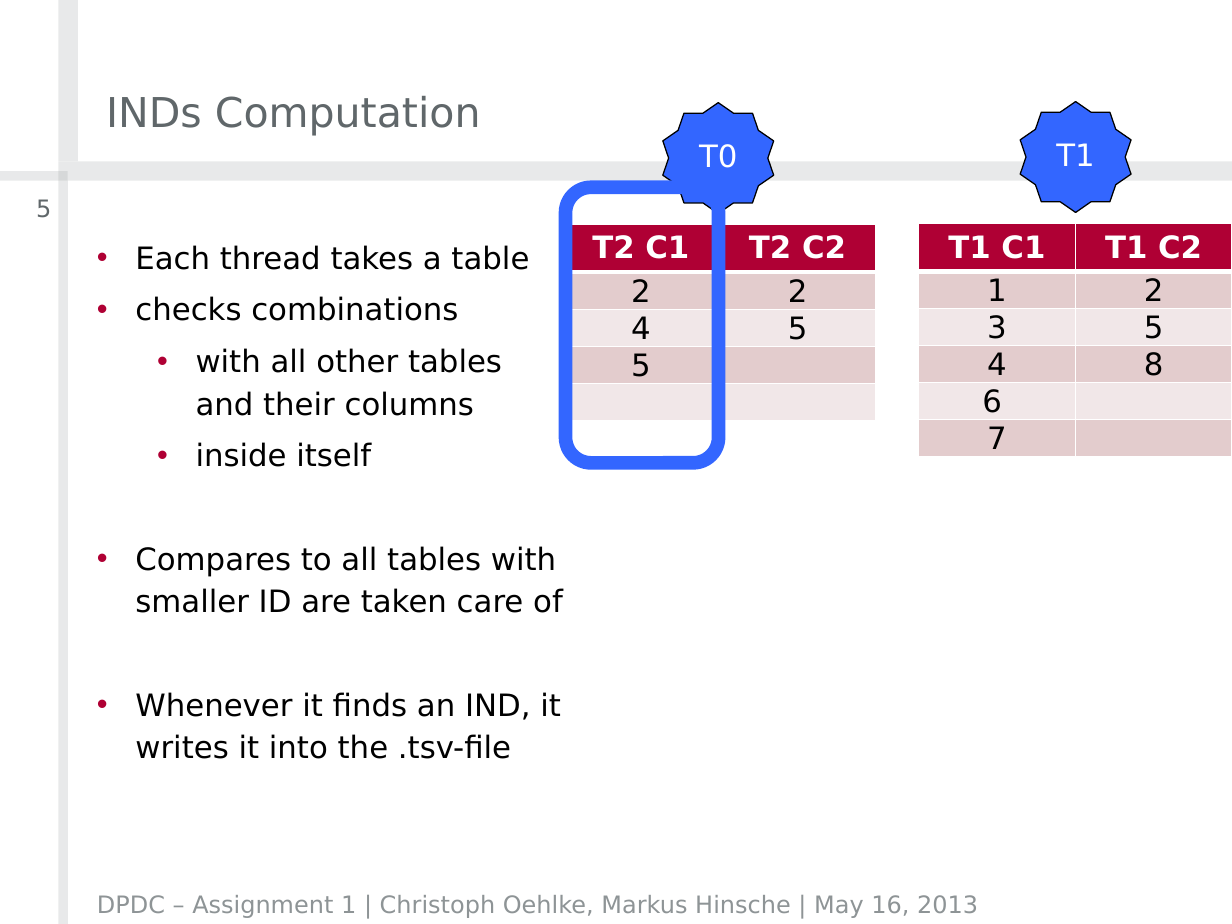
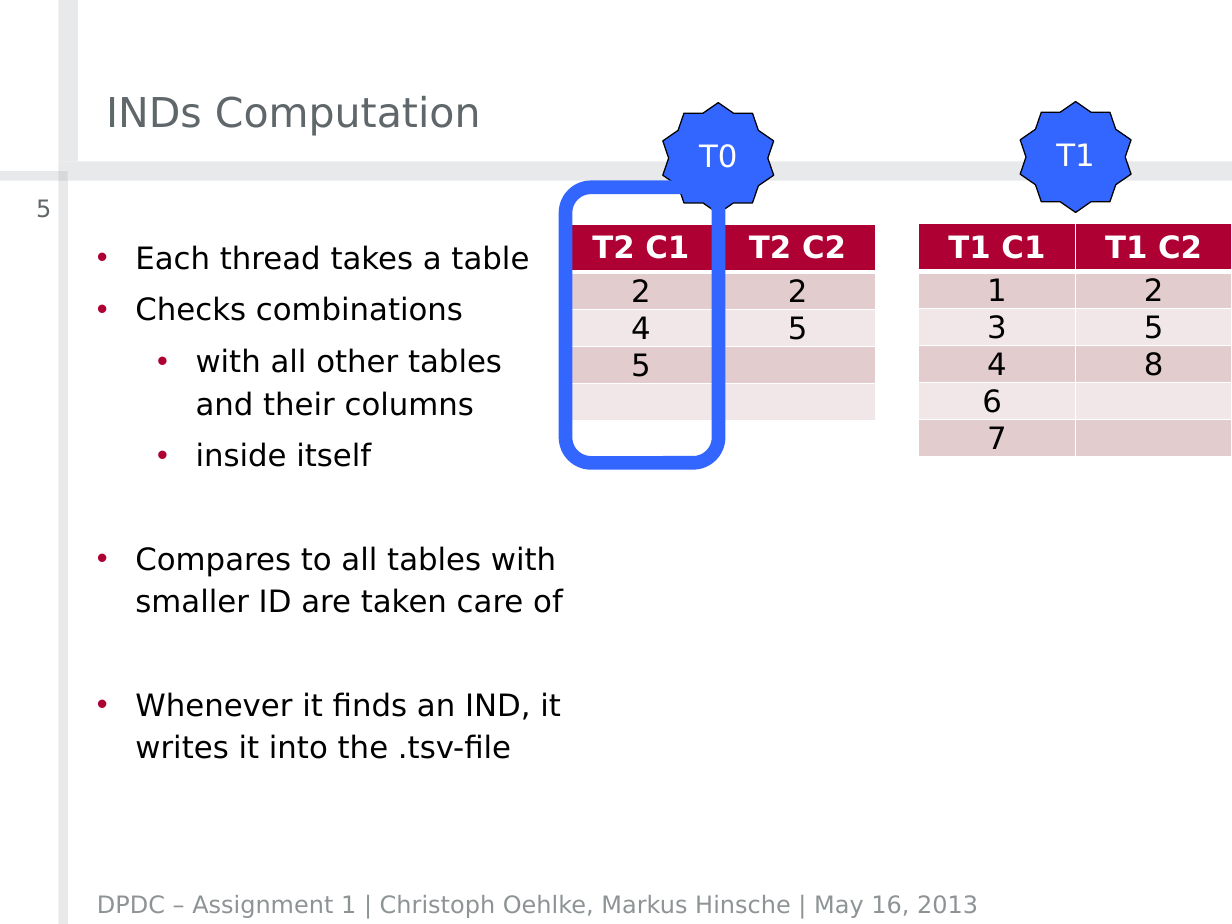
Before and after one commit to crizzy/dpdc-exercises, a slide deck: slide 5 of exercise2/DPDCAssignment2Group01.pptx. Drawn at 1232x924 pixels with LibreOffice and Linux fonts; fonts in the diff are those of the drawing; background and template pictures are left out. Boxes give left, top, right and bottom in pixels: in the first picture for what was removed or moved away, otherwise in the second. Text is boxed around its words. In the diff, an @@ line names an element or a change of style, - is before the commit and + after.

```diff
--- a/exercise2/DPDCAssignment2Group01.pptx
+++ b/exercise2/DPDCAssignment2Group01.pptx
@@ text at <box>135,296,463,321</box>: text changed @@
-• checks combinations
+• Checks combinations
```
Also in this commit, not shown: 3 other slides changed.
